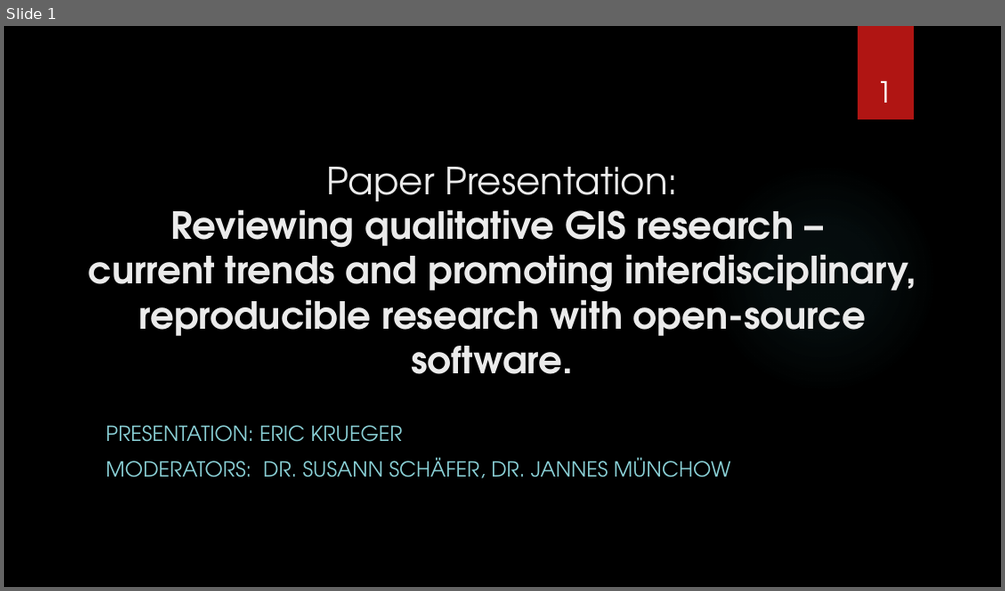
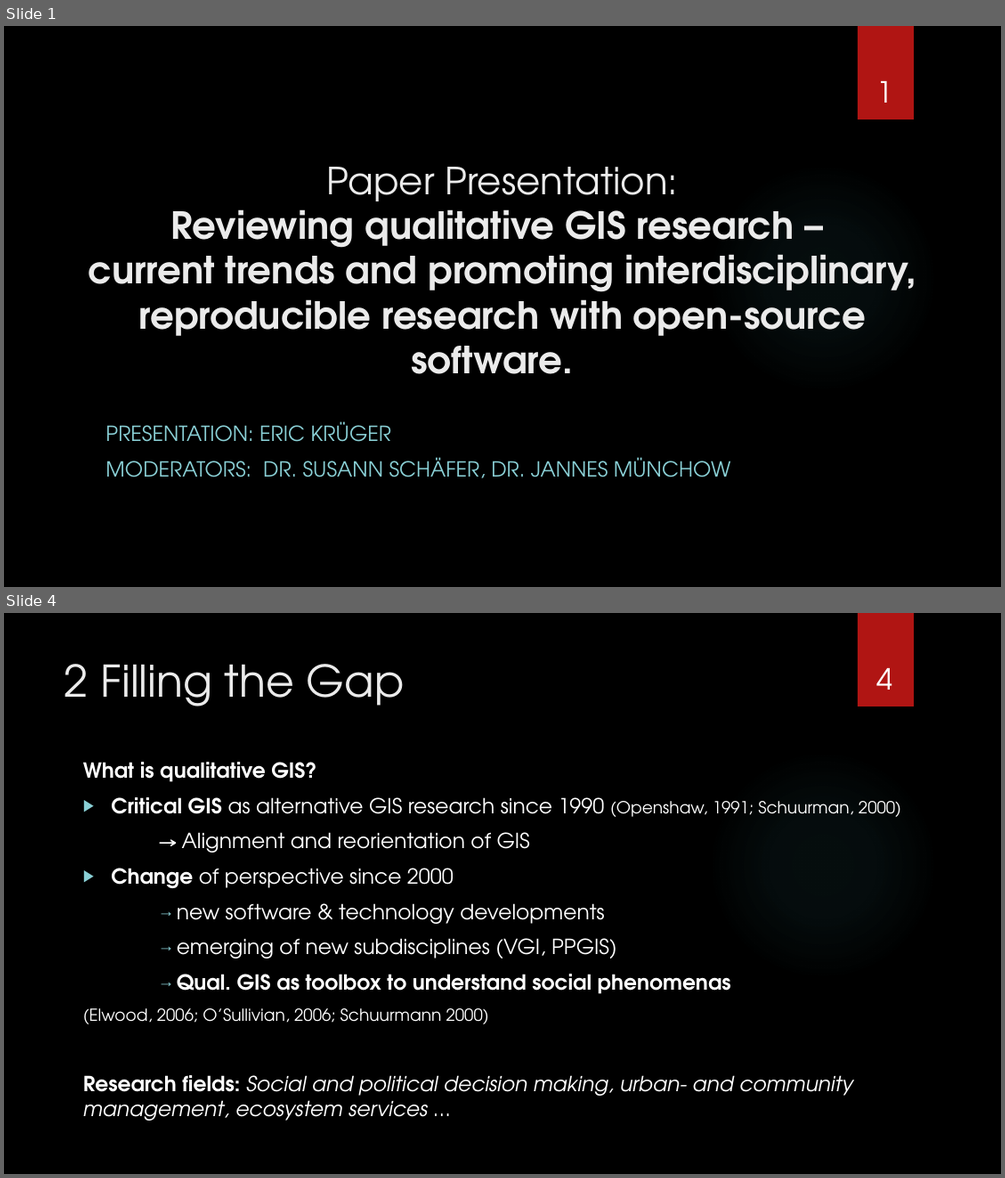
Before and after one commit to nuest/qual_gis, a slide deck: figures/vortrag_qual_gis.pptx. Shown one above the other, each under a label of ours: slide 1 before the commit, slides 1 and 4 after it; the slides between them are not shown. The pictures are 1005x591 and 1005x1178 pixels, drawn with LibreOffice and Linux fonts; fonts in the diff are those of the drawing; background and template pictures are left out. Boxes give left, top, right and bottom in pixels: in the first picture for what was removed or moved away, otherwise in the second. Text is boxed around its words. In the diff, an @@ line names an element or a change of style, - is before the commit and + after.

```diff
--- a/figures/vortrag_qual_gis.pptx
+++ b/figures/vortrag_qual_gis.pptx
@@ slide 4 added at <box>4,613,1001,1174</box>, background picture (left out); not listed: 2 template elements that a slide beside it also shows @@
@@ title added at <box>65,664,404,706</box>, 42 pt, text #EBEBEB @@
+2 Filling the Gap
@@ page number added at <box>876,668,892,690</box>, 28 pt, text #FFFFFF @@
+4
@@ text added at <box>83,762,901,1120</box>, 20 pt, text #FFFFFF @@
+What is qualitative GIS?
+▶ Critical GIS as alternative GIS research since 1990 (Openshaw, 1991; Schuurman, 2000)
+  → Alignment and reorientation of GIS
+▶ Change of perspective since 2000
+    → new software & technology developments
+    → emerging of new subdisciplines (VGI, PPGIS)
+    → Qual. GIS as toolbox to understand social phenomenas
+(Elwood, 2006; O’Sullivian, 2006; Schuurmann 2000)
+Research fields: Social and political decision making, urban- and community management, ecosystem services …
@@ slide 1 changed as well @@
@@ subtitle at <box>105,421,392,442</box>: text changed @@
-PRESENTATION: ERIC KRUEGER
+PRESENTATION: ERIC KRÜGER
```
Also in this commit, not shown: 1 other slide changed, 8 other slides added, 2 slides removed.
